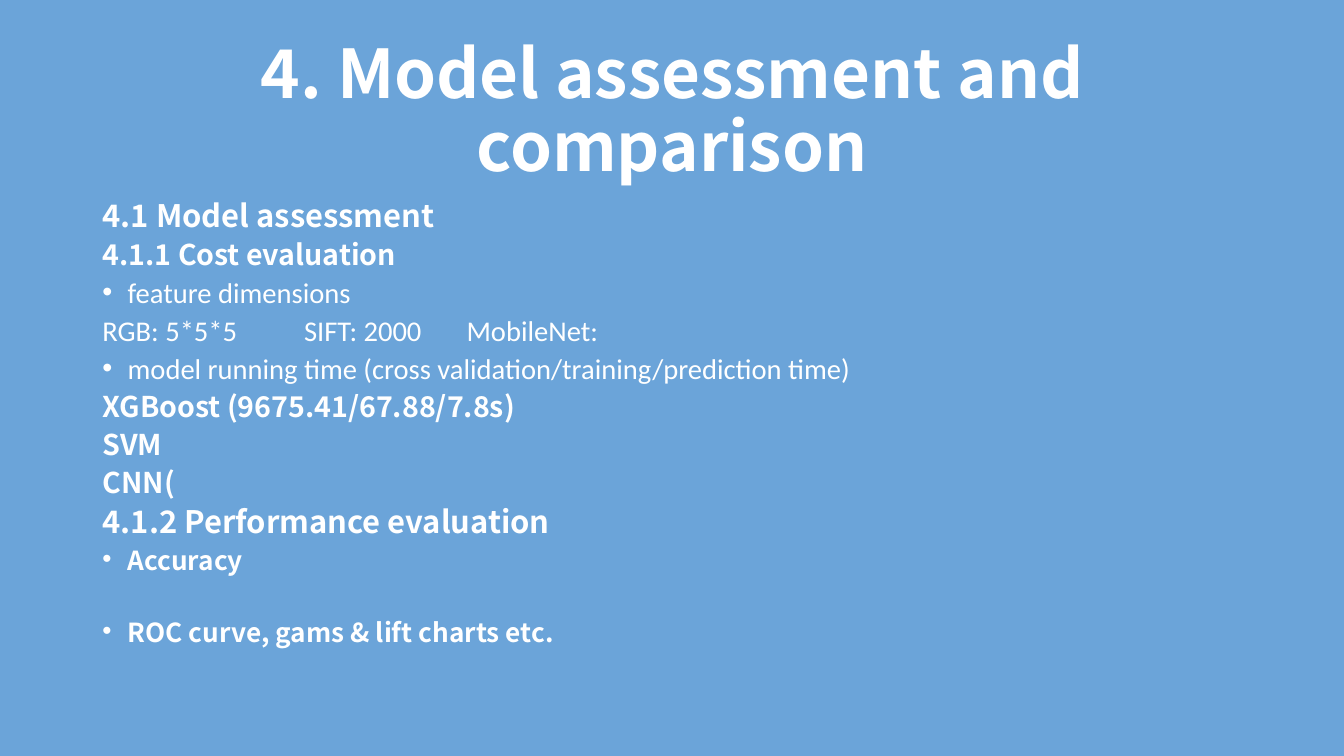
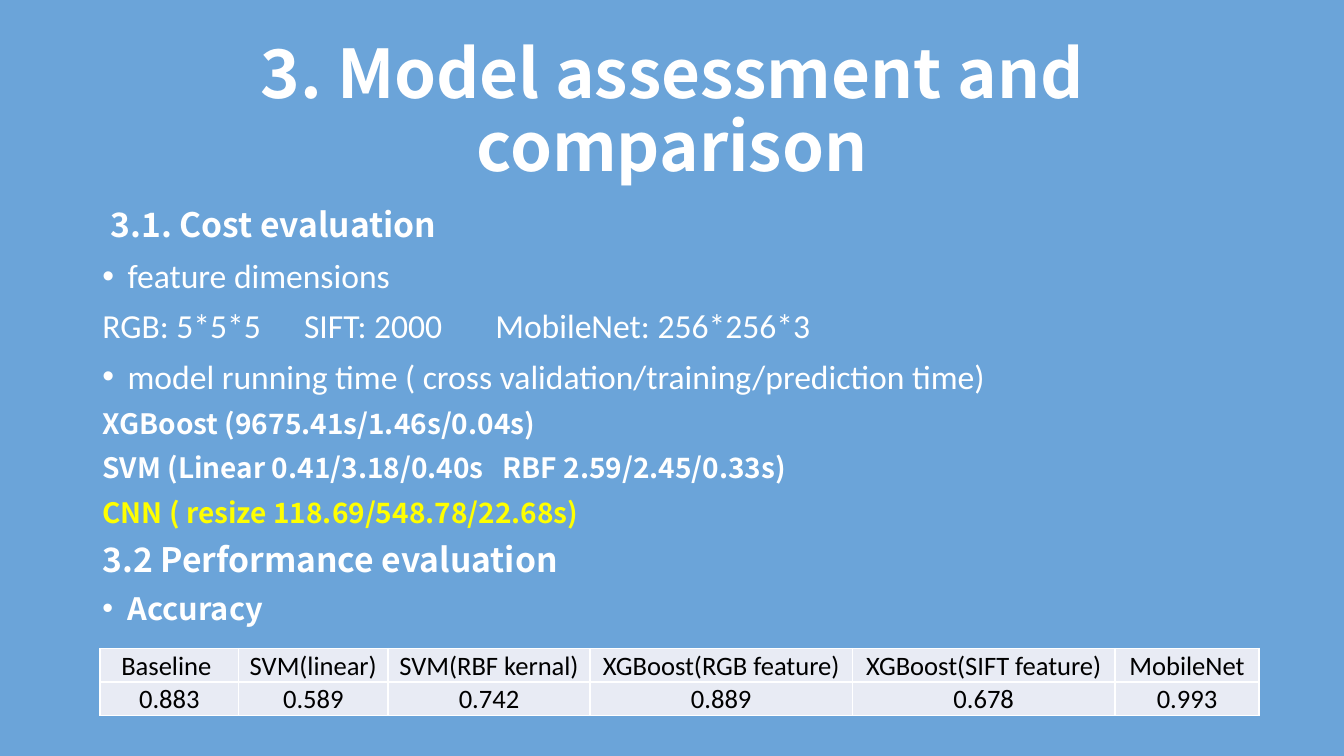
Before and after one commit to TZstatsADS/Spring2018-Project3-Group4, a slide deck: slide 10 of doc/model selection and evaluation.pptx. Drawn at 1344x756 pixels with LibreOffice and Linux fonts; fonts in the diff are those of the drawing. Boxes give left, top, right and bottom in pixels: in the first picture for what was removed or moved away, otherwise in the second. Text is boxed around its words. In the diff, an @@ line names an element or a change of style, - is before the commit and + after.

Commit message:
Presentation

```diff
--- a/doc/model selection and evaluation.pptx
+++ b/doc/model selection and evaluation.pptx
@@ title at box(260, 44, 1083, 186): text changed @@
-4. Model assessment and comparison
+3. Model assessment and comparison
@@ text at box(111, 210, 436, 238): text changed; size 20.4 to 24 pt @@
-4.1 Model assessment
-4.1.1 Cost evaluation
+3.1. Cost evaluation
@@ text at box(128, 264, 390, 627): size 20.4 to 24 pt in "feature dimensions"; size 18.7 to 22 pt in "Accuracy"; line spacing 0.7 to 0.9 @@
@@ text at box(102, 314, 984, 573): text changed; size 20.4 to 24 pt; font Calibri to Noto Sans CJK SC; bold on @@
-RGB: 5*5*5 SIFT: 2000 MobileNet:
-• model running time (cross validation/training/prediction time)
-XGBoost (9675.41/67.88/7.8s)
-SVM
-CNN(
-4.1.2 Performance evaluation
+RGB: 5*5*5 SIFT: 2000 MobileNet: 256*256*3
+• model running time ( cross validation/training/prediction time)
+XGBoost (9675.41s/1.46s/0.04s)
+SVM (Linear 0.41/3.18/0.40s RBF 2.59/2.45/0.33s)
+CNN ( resize 118.69/548.78/22.68s)
+3.2 Performance evaluation
@@ text at box(128, 621, 554, 649): paragraph removed @@
-• ROC curve, gams & lift charts etc.
@@ table added at box(100, 648, 1258, 716), 2 rows, 6 columns @@
+Baseline | SVM(linear) | SVM(RBF kernal) | XGBoost(RGB feature) | XGBoost(SIFT feature) | MobileNet
+0.883 | 0.589 | 0.742 | 0.889 | 0.678 | 0.993
```
Also in this commit, not shown: 12 other slides changed.
